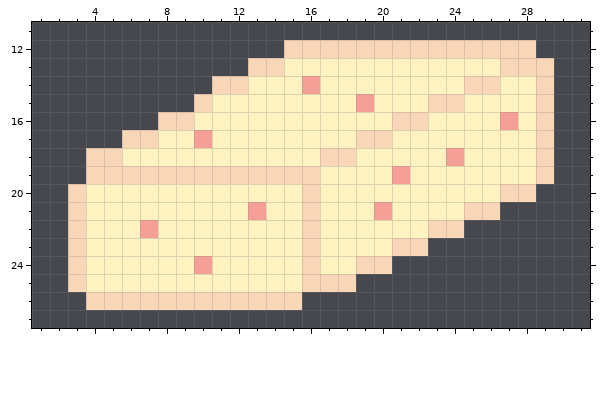
Pixel-art sprite, stored at assets/Tofu_v1.png. The picture above was drawn from the file before the commit.
The file is 32x32 pixels. Shown: x 1..31, y 11..27.
And afterwards:
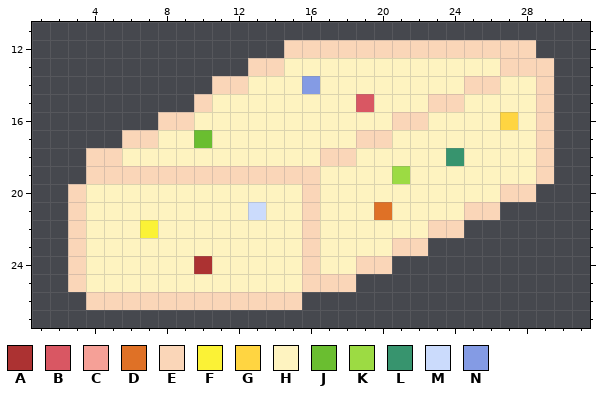
Palette (. is transparent): A #ac3232  B #d95763  C #f5a097  D #df7126  E #fad6b8  F #fbf236  G #ffd541  H #fef3c0  J #6abe30  K #9cdb43  L #37946e  M #cbdbfc  N #849be4
The edit:
{"y":14,"x":16,"old":"C","new":"N"}
{"y":15,"x":19,"old":"C","new":"B"}
{"y":16,"x":27,"old":"C","new":"G"}
{"y":17,"x":10,"old":"C","new":"J"}
{"y":18,"x":24,"old":"C","new":"L"}
{"y":19,"x":21,"old":"C","new":"K"}
{"y":21,"x":13,"old":"C","new":"M"}
{"y":21,"x":20,"old":"C","new":"D"}
{"y":22,"x":7,"old":"C","new":"F"}
{"y":24,"x":10,"old":"C","new":"A"}
{"label":"changed","picture_box":[302,76,518,220]}
{"label":"changed","picture_box":[140,130,266,274]}
